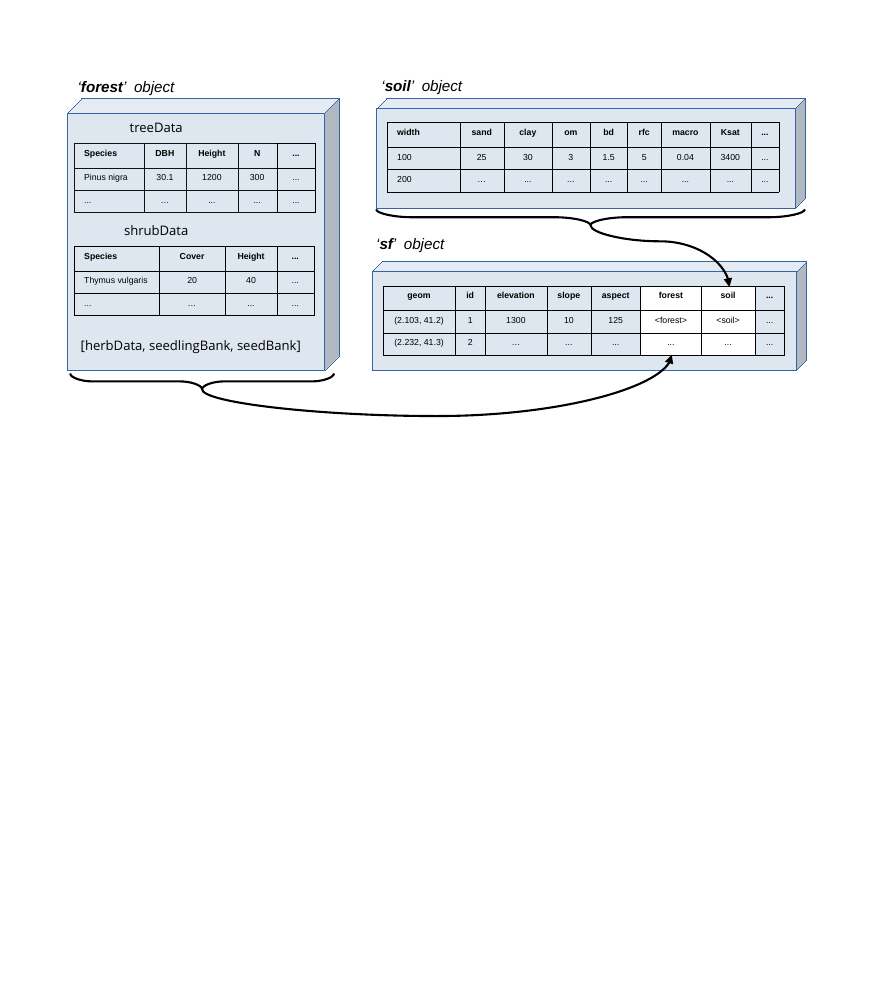
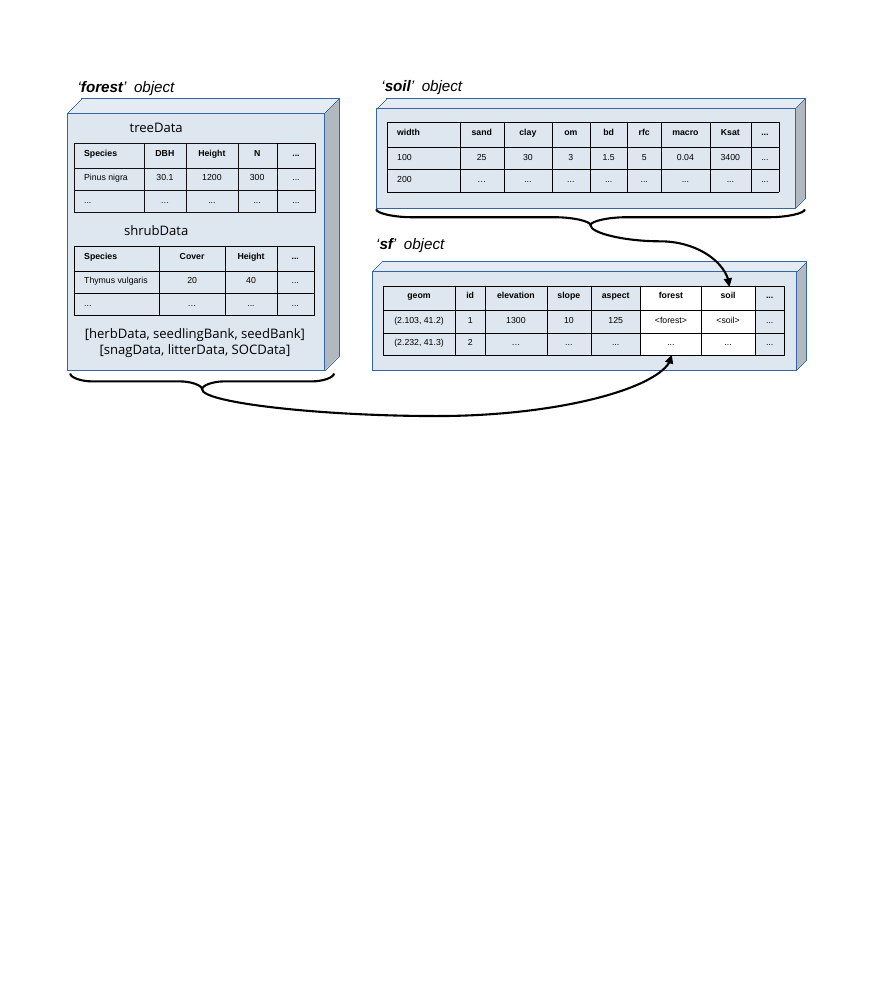
Before and after one commit to emf-creaf/medfatebook, a slide deck: slide 1 of figures/data_structures.odp. Drawn at 889x1008 pixels with LibreOffice and Linux fonts; fonts in the diff are those of the drawing. Boxes give left, top, right and bottom in pixels: in the first picture for what was removed or moved away, otherwise in the second. Text is boxed around its words. In the diff, an @@ line names an element or a change of style, - is before the commit and + after.

```diff
--- a/figures/data_structures.odp
+++ b/figures/data_structures.odp
@@ text "[herbData, seedlingBank, seedBank]": place and size @@
-text "[herbData, seedlingBank, seedBank]" at (81, 340, 301, 353)
+text "[herbData, seedlingBank, seedBank]" at (85, 328, 305, 357)
@@ text at (100, 344, 291, 357): paragraph added @@
+[snagData, litterData, SOCData]
```
Also in this commit, not shown: 38 other files.
